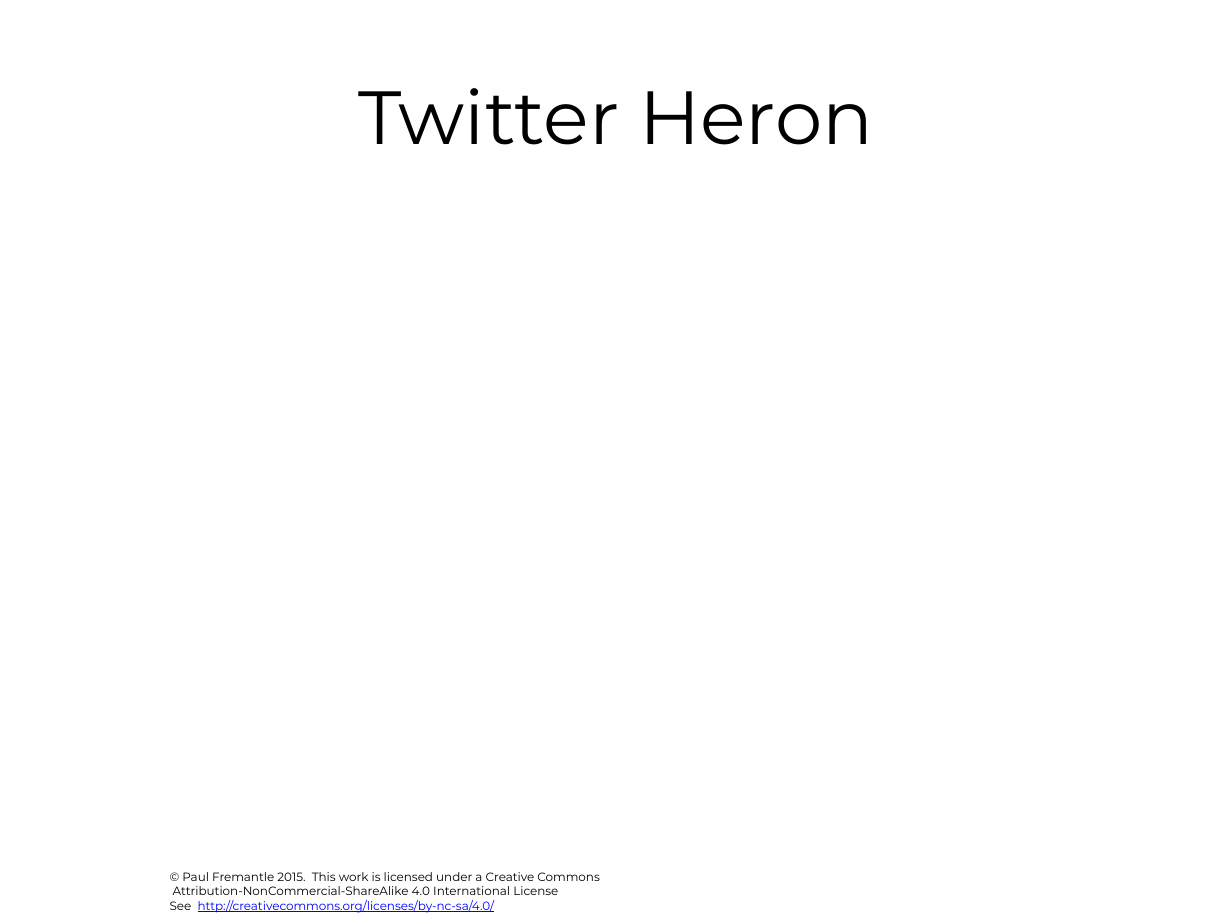
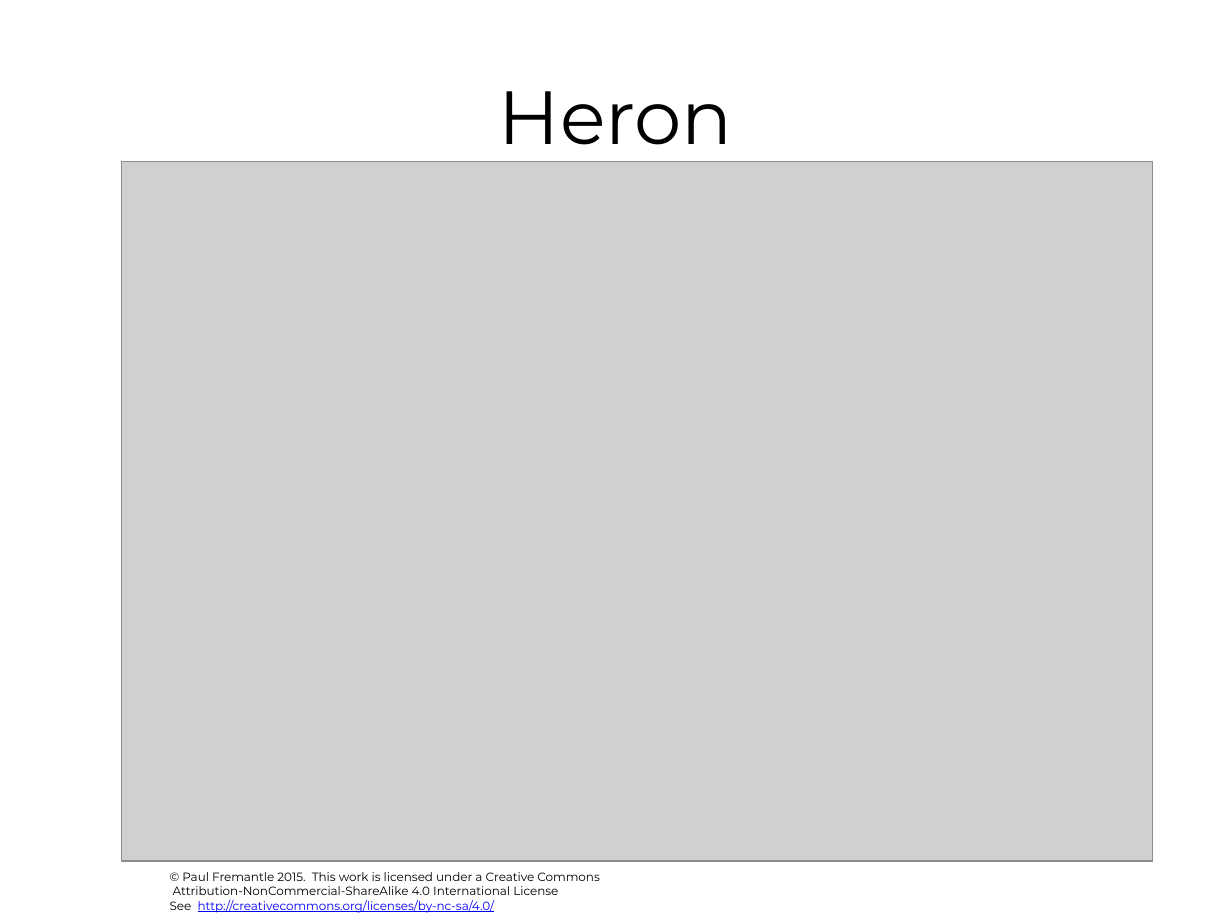
Before and after one commit to pzfreo/ox-clo, a slide deck: slide 19 of pres-source/11-realtime-bigdata.pptx (slide 18 before the commit). Drawn at 1232x924 pixels with LibreOffice and Linux fonts; fonts in the diff are those of the drawing; grey boxes stand for pictures; background and template pictures are left out. Boxes give left, top, right and bottom in pixels: in the first picture for what was removed or moved away, otherwise in the second. Text is boxed around its words. In the diff, an @@ line names an element or a change of style, - is before the commit and + after.

```diff
--- a/pres-source/11-realtime-bigdata.pptx
+++ b/pres-source/11-realtime-bigdata.pptx
@@ title at <box>499,91,733,162</box>: text changed @@
-Twitter Heron
+Heron
@@ picture added at <box>122,161,1153,861</box> @@
```
Also in this commit, not shown: 1 other slide changed, 4 slides added, 2 other files.
